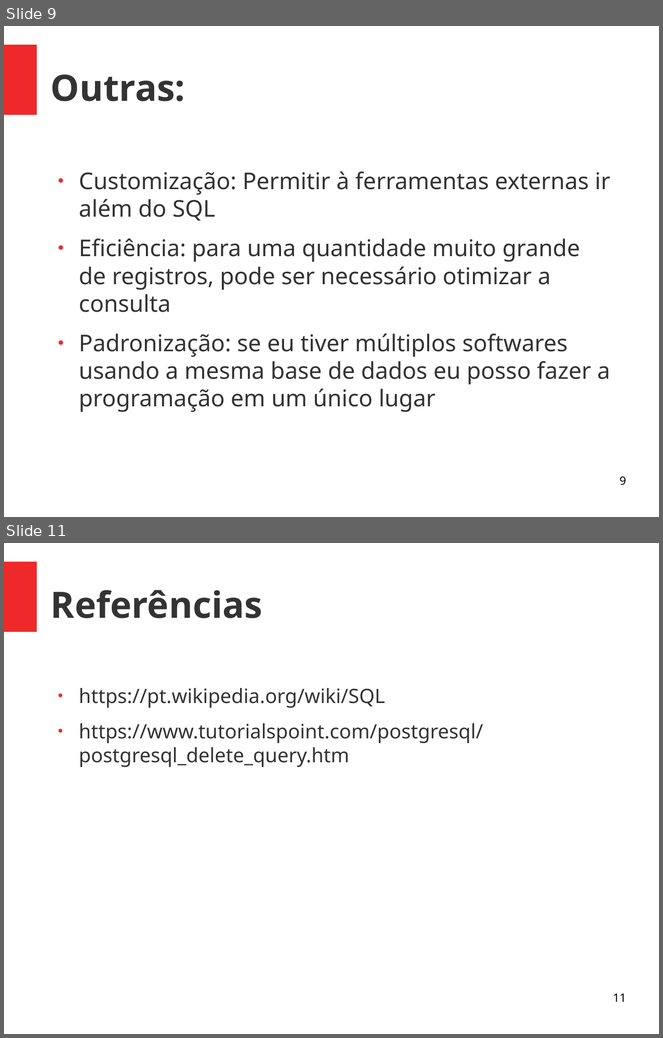
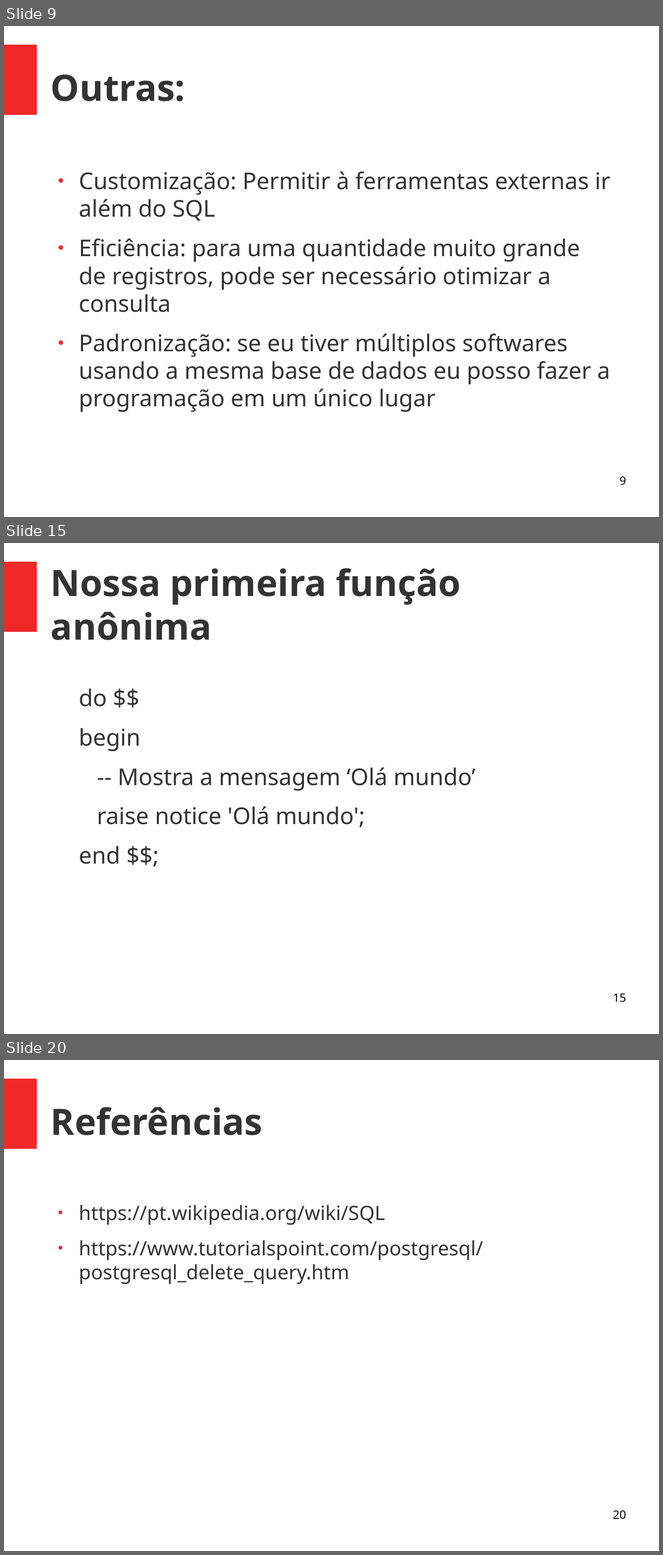
Before and after one commit to viniciusalveshax/aulas, a slide deck: banco-de-dados-2/04-pl_sql/bd2-04-plpgsql.odp. Shown one above the other, each under a label of ours: slides 9 and 11 before the commit, slides 9, 15 and 20 after it; the slides between them are not shown. The pictures are 663x1038 and 663x1555 pixels, drawn with LibreOffice and Linux fonts; fonts in the diff are those of the drawing. Boxes give left, top, right and bottom in pixels: in the first picture for what was removed or moved away, otherwise in the second. Text is boxed around its words. In the diff, an @@ line names an element or a change of style, - is before the commit and + after.

```diff
--- a/banco-de-dados-2/04-pl_sql/bd2-04-plpgsql.odp
+++ b/banco-de-dados-2/04-pl_sql/bd2-04-plpgsql.odp
@@ slide 15 added at box(4, 543, 659, 1034), background #FFFFFF; not listed: 1 template element that a slide beside it also shows @@
@@ title added at box(51, 568, 461, 640), 44 pt, text #333333, bold @@
+Nossa primeira função anônima
@@ text added at box(79, 689, 476, 864), 28 pt, text #333333 @@
+do $$
+begin
+-- Mostra a mensagem ‘Olá mundo’
+raise notice 'Olá mundo';
+end $$;
@@ page number added at box(613, 994, 626, 1003), 14 pt, text #000000 @@
+15
@@ what was slide 11 is now slide 20 @@
@@ page number at box(613, 1511, 626, 1520): text changed @@
-11
+20
```
Also in this commit, not shown: 1 slide changed, 8 other slides added.
